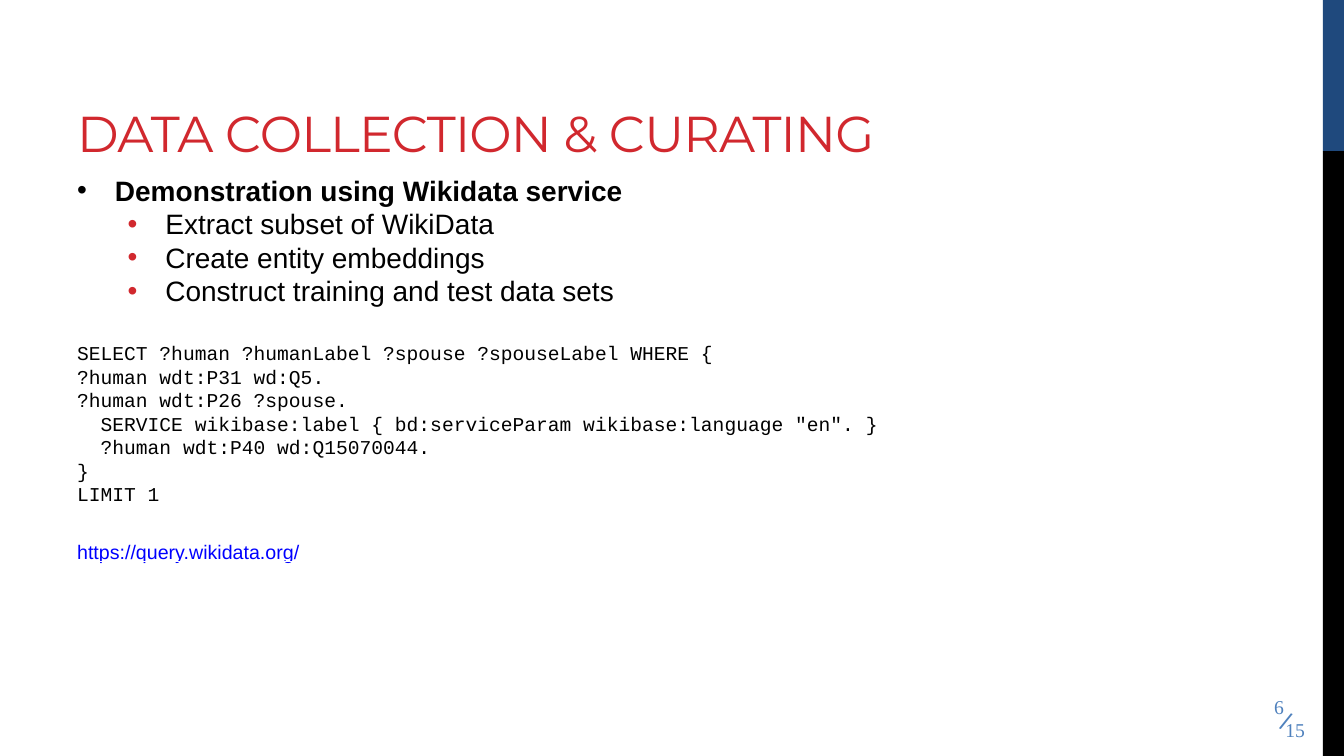
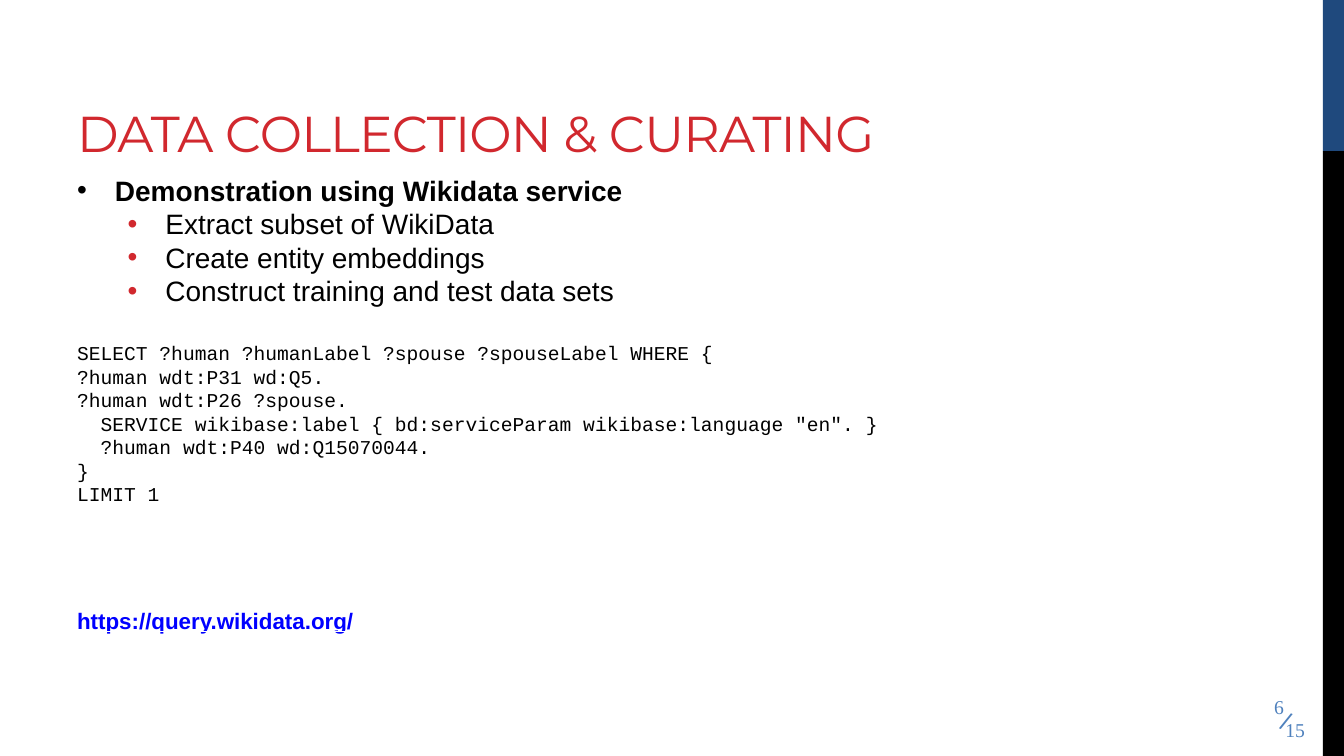
Before and after one commit to nickjoodi/Deep-Learning-for-Knowledge-Graph-Completion, a slide deck: slide 6 of TeX/Presentation/InClassPresentation.pptx. Drawn at 1344x756 pixels with LibreOffice and Linux fonts; fonts in the diff are those of the drawing. Boxes give left, top, right and bottom in pixels: in the first picture for what was removed or moved away, otherwise in the second. Text is boxed around its words. In the diff, an @@ line names an element or a change of style, - is before the commit and + after.

```diff
--- a/TeX/Presentation/InClassPresentation.pptx
+++ b/TeX/Presentation/InClassPresentation.pptx
@@ text at (77,612,353,634): size 14 to 16 pt, bold on in "https://query.wikidata.org/" @@
```
